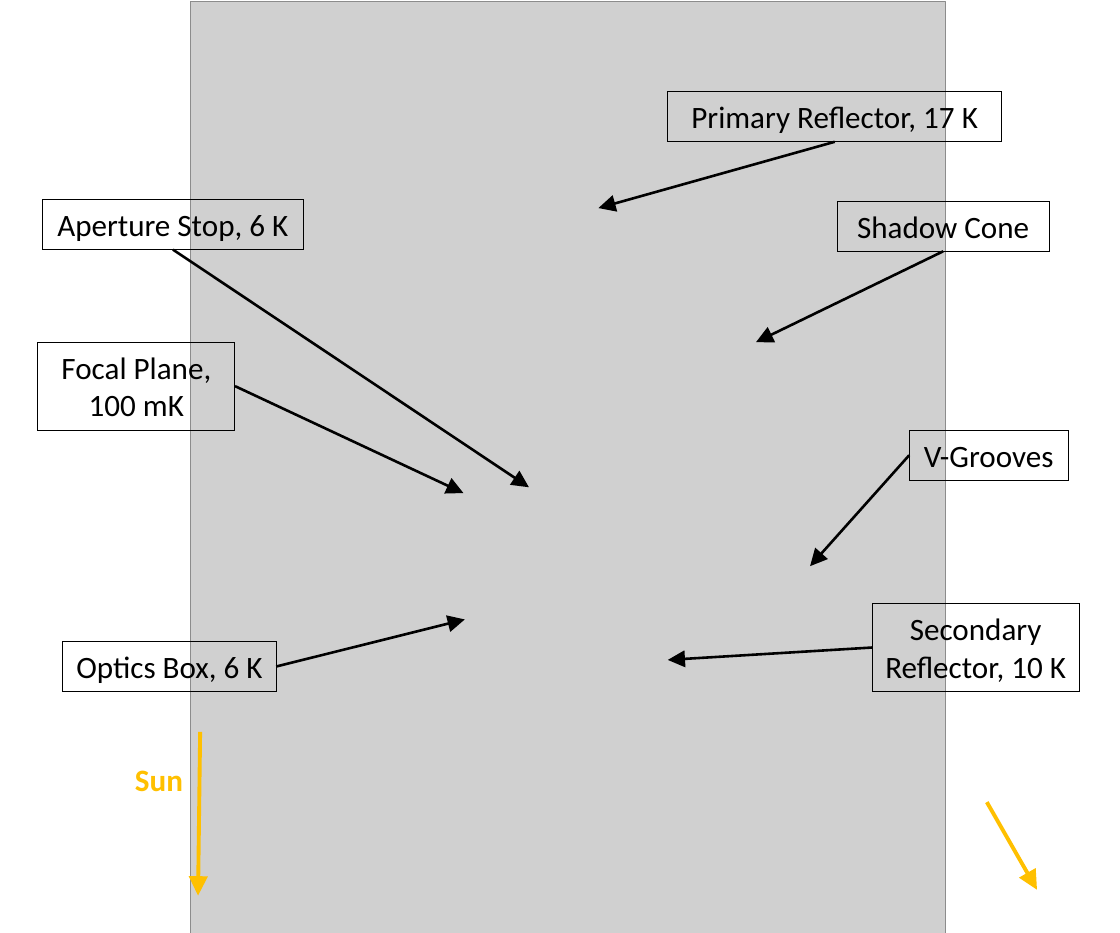
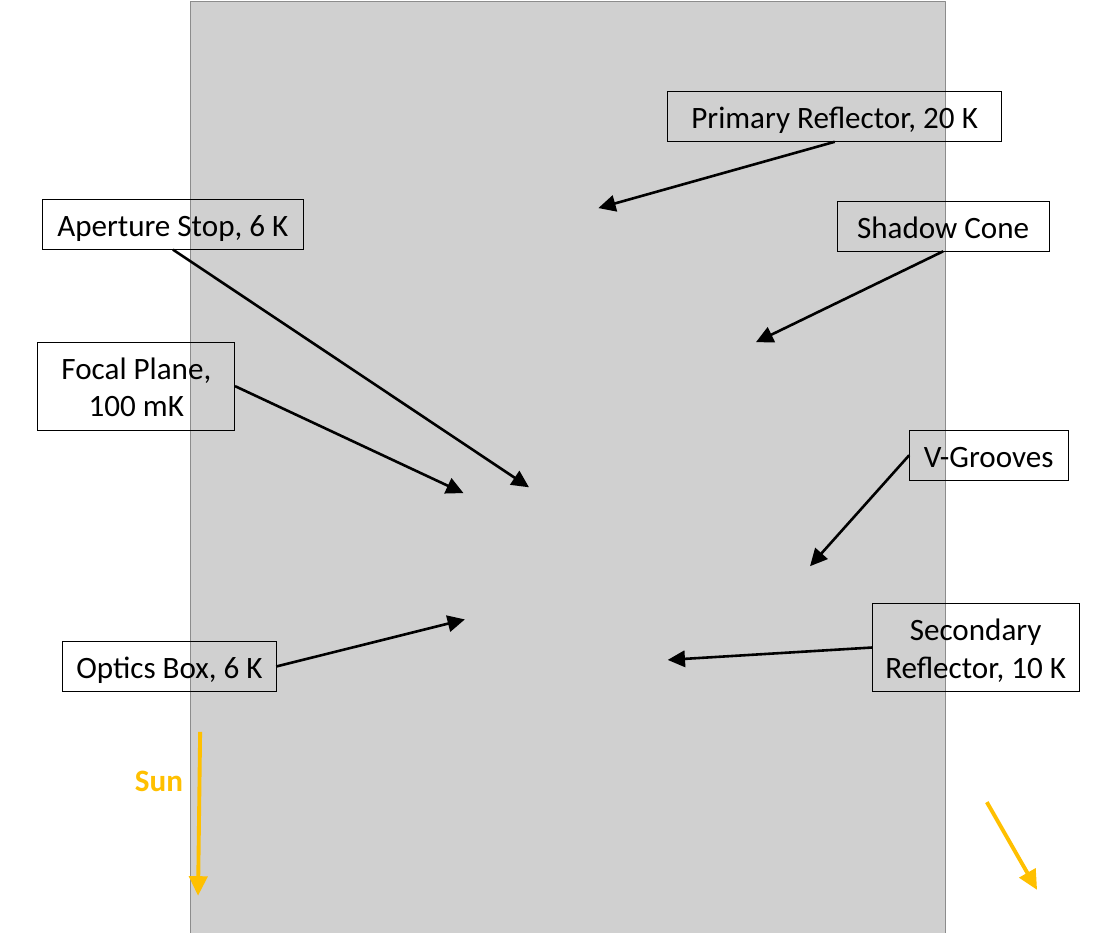
Before and after one commit to CMB-Probe/SPIE_optics_paper, a slide deck: slide 2 of editing_images/PICO_CAD_annotated.pptx. Drawn at 1120x933 pixels with LibreOffice and Linux fonts; fonts in the diff are those of the drawing; grey boxes stand for pictures. Boxes give left, top, right and bottom in pixels: in the first picture for what was removed or moved away, otherwise in the second. Text is boxed around its words. In the diff, an @@ line names an element or a change of style, - is before the commit and + after.

Commit message:
20 K primary

```diff
--- a/editing_images/PICO_CAD_annotated.pptx
+++ b/editing_images/PICO_CAD_annotated.pptx
@@ text in rectangle at [691,102,978,136]: text changed @@
-Primary Reflector, 17 K
+Primary Reflector, 20 K
```
Also in this commit, not shown: 1 other slide changed, 3 other files.
